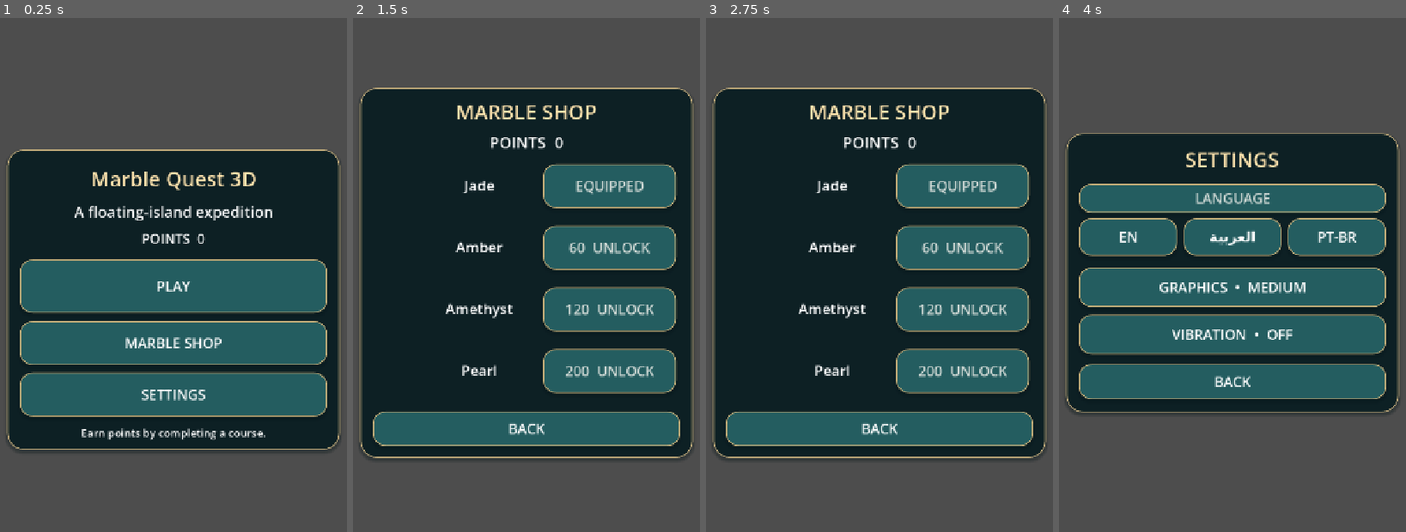
Above: before the commit, frames 1-4 (left to right).
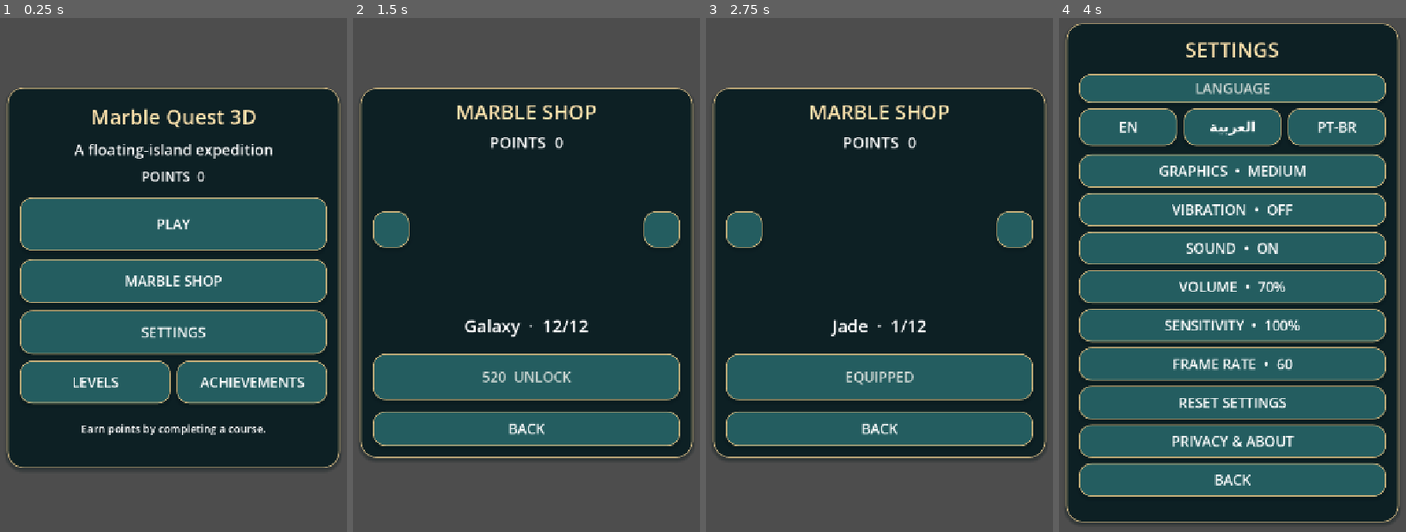
Above: after the commit, the same moments.

Repository: mhmmad444410aa-ai/MarbleQuest3D
Game: Godot game, scene res://main.tscn
Same seed, same stepped clock (60 frames per second), same inputs: the game is played once before the commit and once after it.
Inputs (mouse positions are in pixels of both pictures, inside the frame that each line leads up to):
- Up to frame 1 (0.25 s): no input
- Up to frame 2 (1.5 s): click "MARBLE SHOP" at 0.5 s; click (391, 228) at 1.27 s
- Up to frame 3 (2.75 s): click (1014, 228) at 2.02 s
- Up to frame 4 (4 s): click "BACK" at 2.75 s; click "SETTINGS" at 3.5 s

The runs differ from the first frame. In frame 1, 39% of the frame differs, in the area x 1-99%, y 13-88%; in frame 2, 18%; in frame 3, 17%; in frame 4, 68%, in the area x 1-99%, y 1-99%.

Commit message:
Expand marble shop to 12 skins, add 3D preview, settings, achievements and pause safety

Diff:
--- a/scripts/quest.gd
+++ b/scripts/quest.gd
@@ -75,8 +75,39 @@
 var quality_button: Button
 var vibration_button: Button
 var ui_textures: Dictionary = {}
-const PRICES = [0,60,120,200]
-const SKINS = [Color("287c88"),Color("ce983b"),Color("885ac7"),Color("e1e7ef")]
+const PRICES = [0,60,120,200,240,280,320,360,400,440,480,520]
+const SKINS = [Color("287c88"),Color("ce983b"),Color("885ac7"),Color("e1e7ef"),Color("bd3449"),Color("355bb8"),Color("168e64"),Color("242c3b"),Color("a0b7d7"),Color("b66f42"),Color("e6d5c2"),Color("674b9b")]
+const SKIN_NAMES = {
+ "en":["Jade","Golden","Amethyst","Frost","Ruby","Sapphire","Emerald","Obsidian","Crystal","Copper","Marble","Galaxy"],
+ "ar":["اليشم","الذهبية","الجمشت","الصقيع","الياقوت","الزفير","الزمرد","السبج","البلور","النحاس","الرخام","المجرة"],
+ "pt":["Jade","Dourada","Ametista","Gelo","Rubi","Safira","Esmeralda","Obsidiana","Cristal","Cobre","Mármore","Galáxia"]
+}
+const MORE = {
+ "en":["LEVELS","ACHIEVEMENTS","SOUND","VOLUME","SENSITIVITY","FRAME RATE","RESET SETTINGS","PRIVACY & ABOUT","Offline game. Saves stay on this device. No ads or accounts in this build.","Courses completed","Best time","Preview","Next","Previous","Sky Crossing","First victory","Coins earned","Not yet unlocked"],
+ "ar":["المراحل","الإنجازات","الصوت","مستوى الصوت","الحساسية","معدل الإطارات","استعادة الإعدادات","الخصوصية وحول اللعبة","لعبة دون إنترنت. الحفظ على جهازك. لا إعلانات أو حسابات في هذه النسخة.","المراحل المكتملة","أفضل وقت","معاينة","التالي","السابق","عبور السماء","الفوز الأول","النقاط المكتسبة","لم تُفتح بعد"],
+ "pt":["FASES","CONQUISTAS","SOM","VOLUME","SENSIBILIDADE","QUADROS POR SEGUNDO","RESTAURAR AJUSTES","PRIVACIDADE E SOBRE","Jogo offline. Dados no dispositivo. Sem anúncios ou contas nesta versão.","Fases concluídas","Melhor tempo","Prévia","Próxima","Anterior","Travessia Celeste","Primeira vitória","Pontos ganhos","Ainda bloqueada"]
+}
+var sound_on = true
+var sound_volume = 0.7
+var sensitivity = 1.0
+var fps = 60
+var victories = 0
+var earned_total = 0
+var preview_index = 0
+var preview_box: SubViewportContainer
+var preview_world: SubViewport
+var preview_mesh: Node3D
+var preview_caption: Label
+var achievement_text: Label
+var info_text: Label
+var audio_player: AudioStreamPlayer
+var brake_touch = -1
+var respawn_guard = 0.0
+var visual_clock = 0.0
+var ball_visual: Node3D
+var last_velocity = Vector3.ZERO
+var last_spin = Vector3.ZERO
+var pause_snapshot = false
 const UI_WORDS = {
     "en": ["PLAY","MARBLE SHOP","SETTINGS","PAUSED","RESUME","MAIN MENU","BACK","ATTEMPTS","OUT OF ATTEMPTS","TRY AGAIN …(232 unchanged characters)…
     "ar": ["ابدأ اللعب","متجر الكرات","الإعدادات","توقف مؤقت","متابعة","القائمة الرئيسية","رجوع","المحاولات","نفدت المح …(242 unchanged characters)…
@@ -108,6 +139,7 @@
             return
         packed[key] = resource
     make_environment()
+    setup_preview()
     reset_course()
     set_menu(true)
 
@@ -263,6 +295,8 @@
     count = 0
     falls = 0
     lives = 3
+    respawn_guard = 0.0
+    pause_snapshot = false
     won = false
     elapsed = 0
     clock = 0
@@ -324,7 +358,7 @@
     sphere.radius = 0.38
     col.shape = sphere
     ball.add_child(col)
-    model("ball",ball,Vector3.ONE * 0.76)
+    ball_visual = model("ball",ball,Vector3.ONE * 0.76)
     apply_skin()
     camera.position = spawn + Vector3(0,8,8)
     camera.look_at(spawn + Vector3(0,0,-3))
@@ -371,6 +405,7 @@
         return
     elapsed += delta
     clock += delta
+    respawn_guard = maxf(0.0,respawn_guard-delta)
     bridge.position.x = sin(clock * 0.85) * 0.65
     blocker.position.x = sin(clock * 1.8) * 1.4
     var axis = move
@@ -383,7 +418,7 @@
         ball.linear_velocity = Vector3(limited.x,ball.linear_velocity.y,limited.y)
     ball.linear_damp = 5.0 if braking else (1.6 if axis.length() < 0.08 else 0.45)
     ball.angular_damp = 4.0 if braking else 0.4
-    if ball.position.y < -5:
+    if ball.position.y < -5 and respawn_guard <= 0.0:
         lose_attempt()
         if finished: return
     camera.position = camera.position.lerp(ball.position + Vector3(0,8,8),1.0-exp(-delta*5.0))
@@ -391,9 +426,7 @@
     for a in orbs:
         if is_instance_valid(a):
             a.rotate_y(delta*1.6)
-    stats.text = "%s %d/3   •   %s %ds" % [tr_word(3),count,tr_word(5),int(elapsed)]
-    if is_instance_valid(joystick_knob):
-        joystick_knob.position = (pad.size - joystick_knob.size) * 0.5 + move * 54.0
+    stats.text = "%s %d/3   •   %s %ds   •   ◈ %d" % [tr_word(3),count,tr_word(5),int(elapsed),coins]
     if gate.overlaps_body(ball) and count == 3:
         finish_course()
 
@@ -405,15 +438,20 @@
     move = Vector2.ZERO
     var stars = lives
     coins += stars * 35
+    earned_total += stars * 35
+    victories += 1
+    play_ui_sound()
     if best == 0 or elapsed < best:
         best = elapsed
     write_save()
-    result.text = "%s\n%s\n%s %.1fs" % [tr_word(8),"★".repeat(stars)+"☆".repeat(3-stars),tr_word(12),best]
+    result.text = "%s\n%s   •   +%d ◈\n%s %.1fs   •   %d/3" % [tr_word(8),"★".repeat(stars)+"☆".repeat(3-stars),stars*35,tr_word(5),elapsed,count]
     show_result()
 
 func lose_attempt() -> void:
-    if finished: return
+    if finished or menu_open or respawn_guard > 0.0: return
+    respawn_guard = 0.75
     falls += 1
+    play_ui_sound()
     lives = maxi(0,lives-1)
     refresh_lives()
     move = Vector2.ZERO
@@ -427,7 +465,7 @@
         finished = true
         won = false
         ball.set_deferred("freeze",true)
-        result.text = word(8)
+        result.text = "%s\n%s %d/3" % [word(8),tr_word(3),count]
         show_result()
     else:
         ball.position = spawn
@@ -443,9 +481,19 @@
 
 func apply_skin() -> void:
     if not is_instance_valid(ball): return
-    var mat = palette_material("skin_"+str(equipped),SKINS[equipped],0.19,0.38)
+    var mat = skin_material(equipped)
     for part in ball.find_children("*","MeshInstance3D",true,false):
         part.material_override = mat
+
+func skin_material(index: int) -> StandardMaterial3D:
+    var mat = palette_material("skin_"+str(index),SKINS[index], [0.23,0.18,0.26,0.33,0.20,0.20,0.22,0.13,0.12,0.38,0.56,0.18][index], [0.28,0.82,0.34,0.1,0.32,0.4,0.25,0.65,0.1,0.8,0.06,0.45][index])
+    mat.rim_enabled = true
+    mat.rim = 0.35
+    if index == 8 or index == 11:
+        mat.emission_enabled = true
+        mat.emission = SKINS[index]
+        mat.emission_energy_multiplier = 0.18
+    return mat
 
 func buy_or_equip(index: int) -> void:
     if index < 0 or index >= PRICES.size(): return
@@ -471,13 +519,21 @@
         var saved = str(cfg.get_value("settings","lang","en"))
         if WORDS.has(saved): lang = saved
         coins = maxi(0,int(cfg.get_value("progress","coins",0)))
-        for id in cfg.get_value("progress","owned",[0]):
+        var saved_owned = cfg.get_value("progress","owned",[0])
+        if not saved_owned is Array: saved_owned = [0]
+        for id in saved_owned:
             if int(id) >= 0 and int(id) < PRICES.size() and not owned.has(int(id)):
                 owned.append(int(id))
         equipped = int(cfg.get_value("progress","equipped",0))
         if not owned.has(equipped): equipped = 0
         quality = clampi(int(cfg.get_value("settings","quality",1)),0,2)
         vibration = bool(cfg.get_value("settings","vibration",false))
+        sound_on = bool(cfg.get_value("settings","sound_on",true))
+        sound_volume = clampf(float(cfg.get_value("settings","volume",0.7)),0.0,1.0)
+        sensitivity = clampf(float(cfg.get_value("settings","sensitivity",1.0)),0.5,1.5)
+        fps = 30 if int(cfg.get_value("settings","fps",60)) == 30 else 60
+        victories = maxi(0,int(cfg.get_value("progress","victories",0)))
+        earned_total = maxi(0,int(cfg.get_value("progress","earned_total",0)))
 
 func write_save() -> void:
     var cfg = ConfigFile.new()
@@ -488,6 +544,12 @@
     cfg.set_value("progress","equipped",equipped)
     cfg.set_value("settings","quality",quality)
     cfg.set_value("settings","vibration",vibration)
+    cfg.set_value("settings","sound_on",sound_on)
+    cfg.set_value("settings","volume",sound_volume)
+    cfg.set_value("settings","sensitivity",sensitivity)
+    cfg.set_value("settings","fps",fps)
+    cfg.set_value("progress","victories",victories)
+    cfg.set_value("progress","earned_total",earned_total)
     cfg.save(SAVE)
 
 func label(parent: Control, text_value: String, font_size: int, rect: Rect2) -> Label:
@@ -543,6 +605,7 @@
     b.add_theme_constant_override("h_separation",12)
     b.layout_direction = Control.LAYOUT_DIRECTION_LTR
     skin_button(b,"green")
+    b.pressed.connect(play_ui_sound)
     return b
 
 func skin_button(b: Button, theme_name: String, round_button: bool = false) -> void:
@@ -589,6 +652,11 @@
     return b
 
 func make_ui() -> void:
+    audio_player = AudioStreamPlayer.new()
+    add_child(audio_player)
+    if ResourceLoader.exists("res://assets/ui/click.ogg"):
+        audio_player.stream = load("res://assets/ui/click.ogg")
+    Engine.max_fps = fps
     var layer = CanvasLayer.new()
     add_child(layer)
     ui_root = Control.new()
@@ -629,7 +697,7 @@
     pad = Panel.new()
     hud.add_child(pad)
     pad.add_theme_stylebox_override("panel",texture_style("grey_round",true))
-    pad.modulate = Color(0.76,0.92,0.92,0.80)
+    pad.modulate = Color(0.65,0.88,0.89,0.90)
     joystick_knob = Panel.new()
     pad.add_child(joystick_knob)
     joystick_knob.mouse_filter = Control.MOUSE_FILTER_IGNORE
@@ -639,8 +707,8 @@
     brake = button(hud,"",Rect2())
     brake.icon = tex("stop")
     skin_button(brake,"red",true)
-    brake.button_down.connect(func(): braking = true)
-    brake.button_up.connect(func(): braking = false)
+    brake.button_down.connect(func(): braking = true; play_ui_sound())
+    brake.button_up.connect(func(): braking = brake_touch >= 0)
     result = label(hud,"",36,Rect2())
     result.max_lines_visible = 3
     result.add_theme_color_override("font_color",Color("ffe198"))
@@ -667,9 +735,23 @@
     action(menu,"settings","gear",func():
         settings_return = "main"
         show_screen("settings"),"grey")
+    action(menu,"levels","play",func(): show_screen("levels"),"grey")
+    action(menu,"achievements","check",func(): show_screen("achievements"),"grey")
 
     var store = make_page("shop")
     balance_label = label(store,"",29,Rect2())
+    preview_caption = label(store,"",32,Rect2())
+    preview_box = SubViewportContainer.new()
+    store.add_child(preview_box)
+    preview_box.stretch = true
+    preview_box.mouse_filter = Control.MOUSE_FILTER_IGNORE
+    preview_world = SubViewport.new()
+    preview_world.own_world_3d = true
+    preview_world.transparent_bg = true
+    preview_world.render_target_update_mode = SubViewport.UPDATE_DISABLED
+    preview_box.add_child(preview_world)
+    action(store,"previous","back",func(): select_preview(-1),"grey")
+    action(store,"next","play",func(): select_preview(1),"grey")
     for i in range(PRICES.size()):
         var swatch = TextureRect.new()
         store.add_child(swatch)
@@ -706,7 +788,24 @@
         vibration = not vibration
         update_language()
         write_save(),"grey")
+    action(settings,"sound","gamepad",func(): sound_on = not sound_on; save_settings(),"grey")
+    action(settings,"volume","gamepad",func(): sound_volume = fmod(sound_volume+0.25,1.25); save_settings(),"grey")
+    action(settings,"sensitivity","gamepad",func(): sensitivity = 0.5 if sensitivity >= 1.5 else sensitivity+0.25; save_settings(),"grey")
+    action(settings,"fps","gear",func(): fps = 30 if fps == 60 else 60; save_settings(),"grey")
+    action(settings,"defaults","repeat",func(): restore_settings(),"grey")
+    action(settings,"about","gear",func(): show_screen("about"),"grey")
     action(settings,"settings_back","back",func(): show_screen(settings_return),"grey")
+    var levels = make_page("levels")
+    action(levels,"level_one","play",func(): reset_course(); show_screen("play"))
+    action(levels,"levels_back","back",func(): show_screen("main"),"grey")
+    var achievements = make_page("achievements")
+    achievement_text = label(achievements,"",28,Rect2())
+    achievement_text.autowrap_mode = TextServer.AUTOWRAP_WORD_SMART
+    action(achievements,"achievements_back","back",func(): show_screen("main"),"grey")
+    var about = make_page("about")
+    info_text = label(about,"",26,Rect2())
+    info_text.autowrap_mode = TextServer.AUTOWRAP_WORD_SMART
+    action(about,"about_back","back",func(): show_screen("settings"),"grey")
 
     var paused = make_page("pause")
     action(paused,"resume","play",func(): show_screen("play"))
@@ -751,8 +850,8 @@
     place(result,24,h*0.35,w-48,185)
     place(play_again,cx-160,h*0.35+190,320,80)
     place(result_home,cx-160,h*0.35+282,320,74)
-    var mh = 560.0
-    var my = clampf(h*0.32,24,h-mh-24)
+    var mh = 710.0
+    var my = clampf(h*0.23,24,h-mh-24)
     place(menu_panel,px,my,pw,mh)
     place(menu_title,px+12,my+20,pw-24,70)
     place(menu_subtitle,px+16,my+92,pw-32,50)
@@ -760,21 +859,24 @@
     place(menu_play,bx,my+205,bw,100)
     place(actions["shop"],bx,my+320,bw,82)
     place(actions["settings"],bx,my+416,bw,82)
-    place(menu_hint,bx,my+510,bw,36)
+    place(actions["levels"],bx,my+510,bw*0.49,80)
+    place(actions["achievements"],bx+bw*0.51,my+510,bw*0.49,80)
+    place(menu_hint,bx,my+616,bw,40)
 
     var sh = 690.0
     var sy = maxf(20,(h-sh)*0.5)
     place(page_panels["shop"],px,sy,pw,sh)
     place(page_titles["shop"],px+10,sy+15,pw-20,60)
     place(balance_label,bx,sy+78,bw,48)
+    place(preview_box,px+pw*0.15,sy+135,pw*0.70,280)
+    place(preview_caption,bx,sy+414,bw,60)
+    place(actions["previous"],bx,sy+230,68,68)
+    place(actions["next"],bx+bw-68,sy+230,68,68)
     for i in range(PRICES.size()):
-        var row_y = sy+137+i*115
-        place(shop_swatches[i],bx,row_y+11,74,74)
-        place(shop_labels[i],bx+78,row_y+10,bw*0.42,70)
-        place(shop_buttons[i],px+pw*0.55,row_y+5,pw*0.40,82)
+        place(shop_buttons[i],bx,sy+496,bw,86)
     place(actions["shop_back"],bx,sy+603,bw,65)
 
-    var dh = 520.0
+    var dh = 930.0
     var dy = maxf(20,(h-dh)*0.5)
     place(page_panels["settings"],px,dy,pw,dh)
     place(page_titles["settings"],px+10,dy+15,pw-20,68)
@@ -782,9 +884,17 @@
     var lw = (bw-24)/3.0
     for i in range(3):
         place(language_buttons[i],bx+i*(lw+12),dy+158,lw,70)
-    place(quality_button,bx,dy+250,bw,74)
-    place(vibration_button,bx,dy+338,bw,74)
-    place(actions["settings_back"],bx,dy+430,bw,66)
+    var settings_keys = ["quality","vibration","sound","volume","sensitivity","fps","defaults","about","settings_back"]
+    for i in range(settings_keys.size()):
+        place(actions[settings_keys[i]],bx,dy+244+i*72,bw,62)
+    for key in ["levels","achievements","about"]:
+        var py2 = maxf(20,(h-540)*0.5)
+        place(page_panels[key],px,py2,pw,540)
+        place(page_titles[key],px+12,py2+18,pw-24,72)
+        place(actions[key+"_back"],bx,py2+438,bw,70)
+        if key == "levels": place(actions["level_one"],bx,py2+154,bw,100)
+        if key == "achievements": place(achievement_text,bx,py2+105,bw,300)
+        if key == "about": place(info_text,bx,py2+105,bw,300)
 
     var ph = 520.0
     var py = maxf(20,(h-ph)*0.5)
@@ -794,6 +904,10 @@
         place(actions[["resume","pause_restart","pause_settings","pause_home"][i]],bx,py+110+i*96,bw,80)
 
 func show_screen(next: String) -> void:
+    if screen == "play" and next != "play" and is_instance_valid(ball) and not finished:
+        last_velocity = ball.linear_velocity
+        last_spin = ball.angular_velocity
+        pause_snapshot = true
     screen = next
     menu_open = next != "play"
     hud.visible = next == "play"
@@ -802,8 +916,16 @@
     move = Vector2.ZERO
     touch_id = -1
     braking = false
+    brake_touch = -1
     if is_instance_valid(ball):
         ball.freeze = menu_open or finished
+        if next == "play" and pause_snapshot and not finished:
+            ball.linear_velocity = last_velocity
+            ball.angular_velocity = last_spin
+            pause_snapshot = false
+    if is_instance_valid(preview_world):
+        preview_world.render_target_update_mode = SubViewport.UPDATE_ALWAYS if next == "shop" else SubViewport.UPDATE_DISABLED
+    if next == "achievements": refresh_achievements()
     if next == "shop" or next == "main": refresh_shop()
     if next == "settings": update_language()
 
@@ -824,9 +946,12 @@
     if not is_instance_valid(balance_label): return
     balance_label.text = word(10)+"  "+str(coins)
     main_balance.text = balance_label.text
+    preview_caption.text = SKIN_NAMES[lang][preview_index]+"  ·  "+str(preview_index+1)+"/12"
     for i in range(shop_buttons.size()):
-        shop_labels[i].text = word(23+i)
+        shop_labels[i].visible = false
+        shop_swatches[i].visible = false
         var b = shop_buttons[i]
+        b.visible = i == preview_index
         if i == equipped:
             b.text = word(12)
             b.icon = tex("check")
@@ -839,6 +964,7 @@
             b.text = str(PRICES[i])+"  "+word(13)
             b.icon = tex("lock")
             b.disabled = coins < PRICES[i]
+    refresh_preview()
 
 func update_language() -> void:
     heading.text = word(28)
@@ -866,11 +992,35 @@
     actions["language_title"].text = word(22)
     quality_button.text = word(15)+"  •  "+word(16+quality)
     vibration_button.text = word(19)+"  •  "+word(20 if vibration else 21)
+    actions["levels"].text = more(0)
+    actions["achievements"].text = more(1)
+    page_titles["levels"].text = more(0)
+    page_titles["achievements"].text = more(1)
+    page_titles["about"].text = more(7)
+    actions["level_one"].text = "01  ·  "+more(14)
+    for key in ["levels","achievements","about"]:
+        actions[key+"_back"].text = word(6)
+    actions["sound"].text = more(2)+"  •  "+word(20 if sound_on else 21)
+    actions["volume"].text = more(3)+"  •  "+str(int(sound_volume*100))+"%"
+    actions["sensitivity"].text = more(4)+"  •  "+str(int(sensitivity*100))+"%"
+    actions["fps"].text = more(5)+"  •  "+str(fps)
+    actions["defaults"].text = more(6)
+    actions["about"].text = more(7)
+    info_text.text = more(8)
+    refresh_achievements()
     refresh_lives()
     refresh_shop()
     layout_ui.call_deferred()
 
 func _input(event: InputEvent) -> void:
+    if event is InputEventScreenTouch and not menu_open and not finished:
+        if event.pressed and brake.get_global_rect().has_point(event.position) and brake_touch == -1:
+            brake_touch = event.index
+            braking = true
+            play_ui_sound()
+        elif not event.pressed and event.index == brake_touch:
+            brake_touch = -1
+            braking = false
     if event is InputEventScreenTouch and not event.pressed and event.index == touch_id:
         touch_id = -1
         move = Vector2.ZERO
@@ -887,7 +1037,7 @@
             touch_id = -1
             move = Vector2.ZERO
     elif event is InputEventScreenDrag and event.index == touch_id:
-        move = ((event.position-touch_start)/75.0).limit_length(1.0)
+        move = ((event.position-touch_start)*sensitivity/75.0).limit_length(1.0)
     elif event is InputEventMouseButton and event.button_index == MOUSE_BUTTON_LEFT:
         if event.pressed and touch_id == -1:
             touch_start = event.position
@@ -896,4 +1046,73 @@
             touch_id = -1
             move = Vector2.ZERO
     elif event is InputEventMouseMotion and touch_id == -2:
-        move = ((event.position-touch_start)/75.0).limit_length(1.0)
+        move = ((event.position-touch_start)*sensitivity/75.0).limit_length(1.0)
+
+
+func more(index: int) -> String:
+    return MORE[lang][index]
+
+func play_ui_sound() -> void:
+    if sound_on and sound_volume > 0.0 and is_instance_valid(audio_player) and audio_player.stream != null:
+        audio_player.volume_db = linear_to_db(sound_volume)
+        audio_player.play()
+
+func save_settings() -> void:
+    Engine.max_fps = fps
+    apply_quality()
+    update_language()
+    write_save()
+
+func restore_settings() -> void:
+    quality = 1
+    vibration = false
+    sound_on = true
+    sound_volume = 0.7
+    sensitivity = 1.0
+    fps = 60
+    save_settings()
+
+func refresh_achievements() -> void:
+    if not is_instance_valid(achievement_text): return
+    achievement_text.text = "%s: %d\n\n%s: %.1fs\n\n%s: %d\n\n%s: %s" % [more(9),victories,more(10),best,more(16),earned_total,more(15),"✓" if victories>0 else more(17)]
+
+func setup_preview() -> void:
+    var root = Node3D.new()
+    preview_world.add_child(root)
+    var light = DirectionalLight3D.new()
+    root.add_child(light)
+    light.rotation_degrees = Vector3(-35,-35,0)
+    light.light_energy = 1.3
+    var env_node = WorldEnvironment.new()
+    var env = Environment.new()
+    env.ambient_light_source = Environment.AMBIENT_SOURCE_COLOR
+    env.ambient_light_color = Color("dbe8e4")
+    env.ambient_light_energy = 0.8
+    env_node.environment = env
+    root.add_child(env_node)
+    var cam = Camera3D.new()
+    root.add_child(cam)
+    cam.position = Vector3(0,0.8,4.0)
+    cam.look_at(Vector3.ZERO)
+    cam.current = true
+    preview_mesh = model("ball",root,Vector3.ONE*2.1)
+    refresh_preview()
+
+func select_preview(delta: int) -> void:
+    preview_index = posmod(preview_index+delta,PRICES.size())
+    refresh_shop()
+
+func refresh_preview() -> void:
+    if not is_instance_valid(preview_mesh): return
+    var mat = skin_material(preview_index)
+    for part in preview_mesh.find_children("*","MeshInstance3D",true,false):
+        part.material_override = mat
+
+func _process(delta: float) -> void:
+    if is_instance_valid(preview_mesh) and screen == "shop":
+        preview_mesh.rotate_y(delta*0.7)
+    if is_instance_valid(ball_visual) and screen == "main":
+        ball_visual.rotate_y(delta*0.45)
+    if is_instance_valid(joystick_knob) and not menu_open and not finished:
+        var target = (pad.size-joystick_knob.size)*0.5+move*54.0
+        joystick_knob.position = joystick_knob.position.lerp(target,1.0-exp(-delta*20.0))
--- a/tools/smoke.gd
+++ b/tools/smoke.gd
@@ -54,15 +54,30 @@
     if not scene.menu_open or not scene.ball.freeze or not scene.pages["pause"].visible:
         quit(1)
         return
+    var paused_time = scene.elapsed
+    for i in range(4):
+        await physics_frame
+    if scene.elapsed != paused_time:
+        quit(1)
+        return
     scene.show_screen("settings")
     if not scene.pages["settings"].visible or scene.pages["pause"].visible:
         quit(1)
         return
     scene.show_screen("shop")
-    if not scene.pages["shop"].visible or scene.shop_buttons.size()!=4:
+    if not scene.pages["shop"].visible or scene.shop_buttons.size()!=12:
         quit(1)
         return
     scene.coins = 200
+    scene.owned = [0]
+    scene.select_preview(11)
+    if scene.preview_index != 11 or not is_instance_valid(scene.preview_mesh):
+        quit(1)
+        return
+    scene.select_preview(1)
+    if scene.preview_index != 0:
+        quit(1)
+        return
     scene.buy_or_equip(1)
     if scene.coins != 140 or not scene.owned.has(1) or scene.equipped != 1:
         quit(1)
@@ -73,12 +88,14 @@
         return
     scene.show_screen("play")
     for i in range(3):
+        scene.respawn_guard = 0.0
         scene.lose_attempt()
         await process_frame
         if scene.lives != 2-i:
             quit(1)
             return
-    if not scene.finished or scene.won or not scene.result.visible:
+    scene.lose_attempt()
+    if scene.lives != 0 or not scene.finished or scene.won or not scene.result.visible:
         quit(1)
         return
     scene.reset_course()
Not shown, changed: export_presets.cfg
